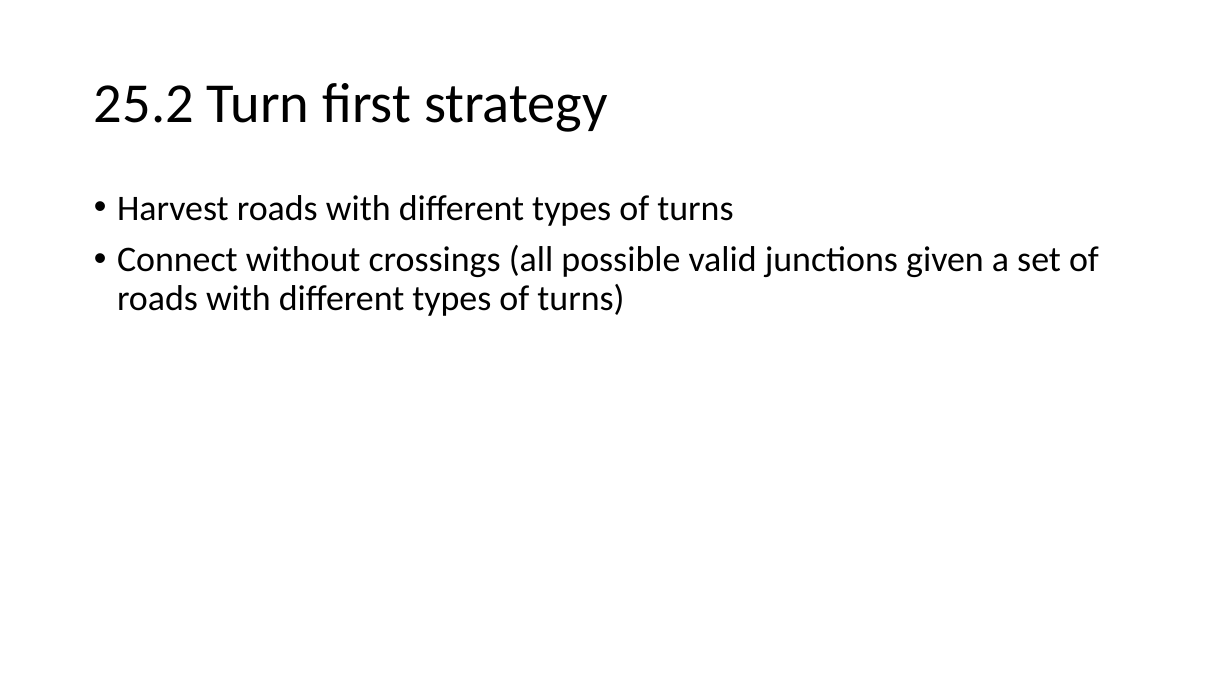
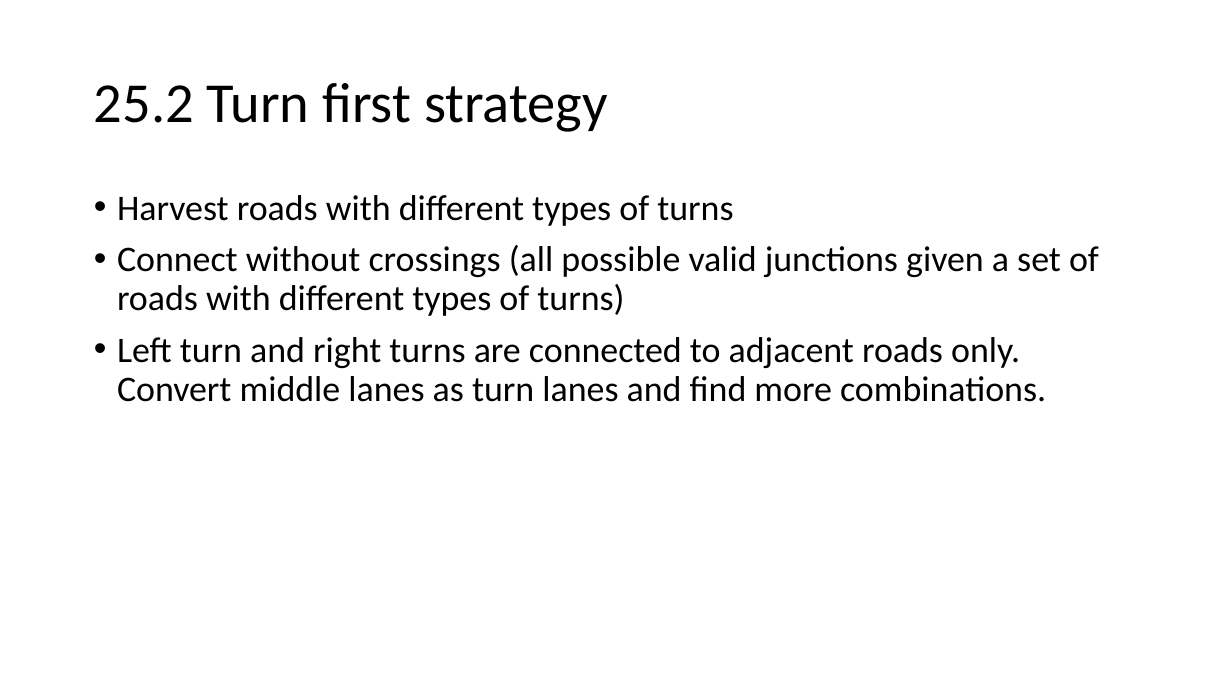
Before and after one commit to AugmentedDesignLab/junction-art, a slide deck: slide 37 of plan/challenges.pptx. Drawn at 1232x693 pixels with LibreOffice and Linux fonts; fonts in the diff are those of the drawing. Boxes give left, top, right and bottom in pixels: in the first picture for what was removed or moved away, otherwise in the second. Text is boxed around its words. In the diff, an @@ line names an element or a change of style, - is before the commit and + after.

```diff
--- a/plan/challenges.pptx
+++ b/plan/challenges.pptx
@@ text at [117,337,1046,402]: paragraph added @@
+• Left turn and right turns are connected to adjacent roads only. Convert middle lanes as turn lanes and find more combinations.
```
Also in this commit, not shown: 2 other slides changed, 1 other file.
